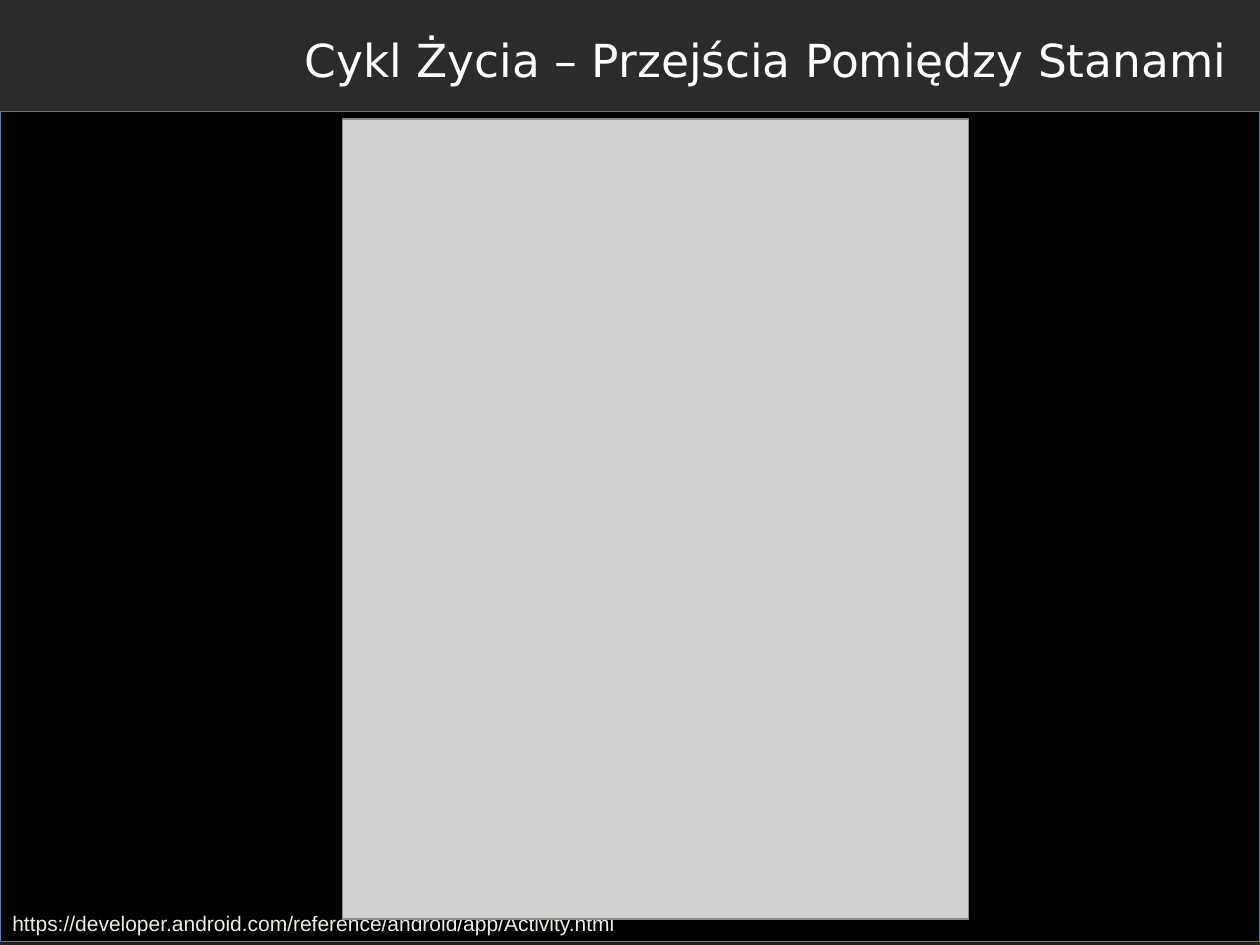
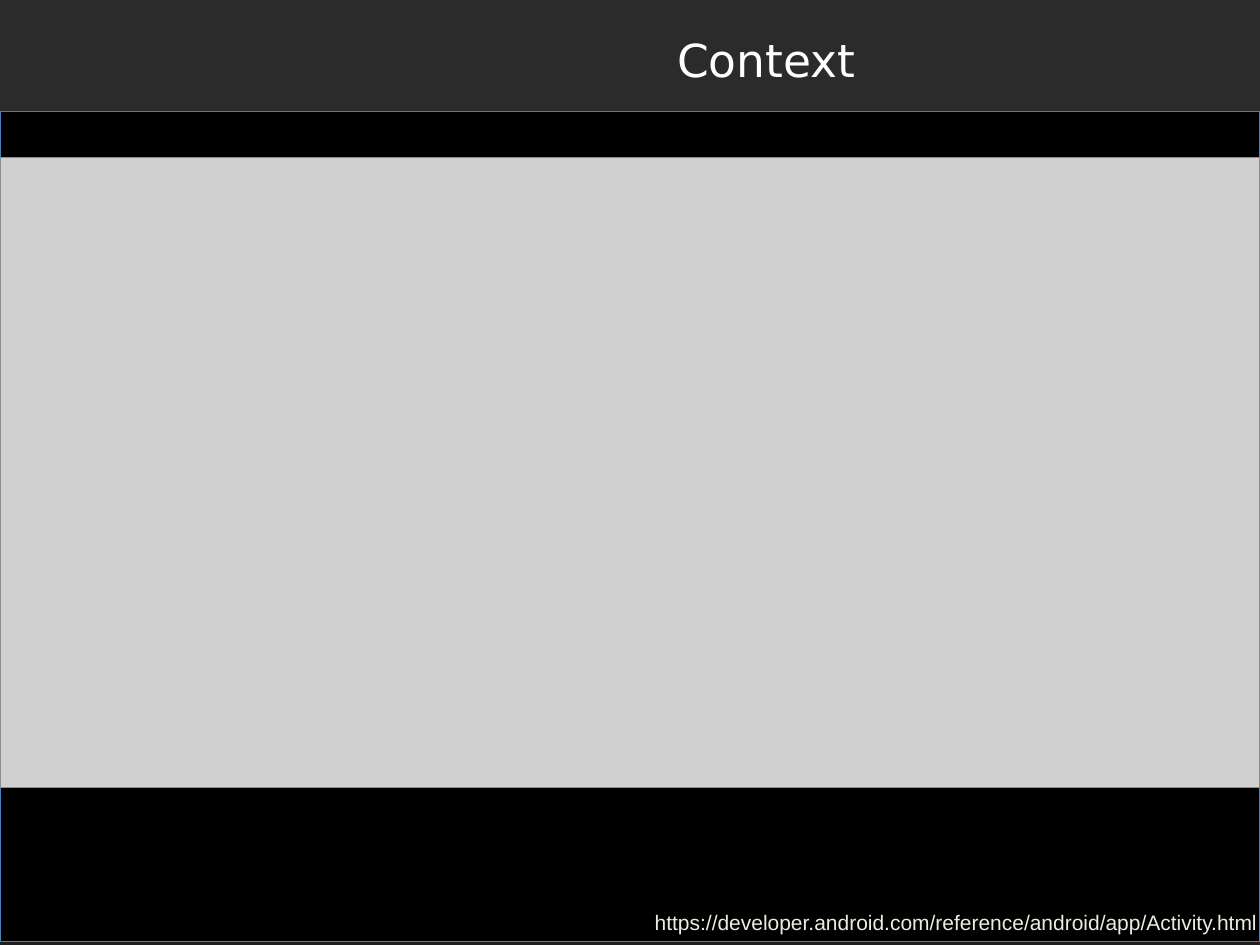
Before and after one commit to RafLew84/PUM, a slide deck: slide 20 of 2022-2023/Wyk/Wyklad1.pptx (slide 6 before the commit). Drawn at 1260x945 pixels with LibreOffice and Linux fonts; fonts in the diff are those of the drawing; grey boxes stand for pictures; background and template pictures are left out; a plain dark background stands for a picture behind light text. Boxes give left, top, right and bottom in pixels: in the first picture for what was removed or moved away, otherwise in the second. Text is boxed around its words. In the diff, an @@ line names an element or a change of style, - is before the commit and + after.

```diff
--- a/2022-2023/Wyk/Wyklad1.pptx
+++ b/2022-2023/Wyk/Wyklad1.pptx
@@ text at bbox=[677, 43, 855, 78]: text changed @@
-Cykl Życia – Przejścia Pomiędzy Stanami
+Context
@@ picture removed at bbox=[343, 118, 969, 919] @@
@@ picture added at bbox=[0, 158, 1260, 788] @@
@@ text "https://developer.android.com/reference/android/app/Activity ...": place and size @@
-text "https://developer.android.com/reference/android/app/Activity ..." at bbox=[12, 914, 614, 935]
+text "https://developer.android.com/reference/android/app/Activity ..." at bbox=[655, 914, 1257, 934]
```
Also in this commit, not shown: 7 slides added, 1 slide removed, 3 other files.
